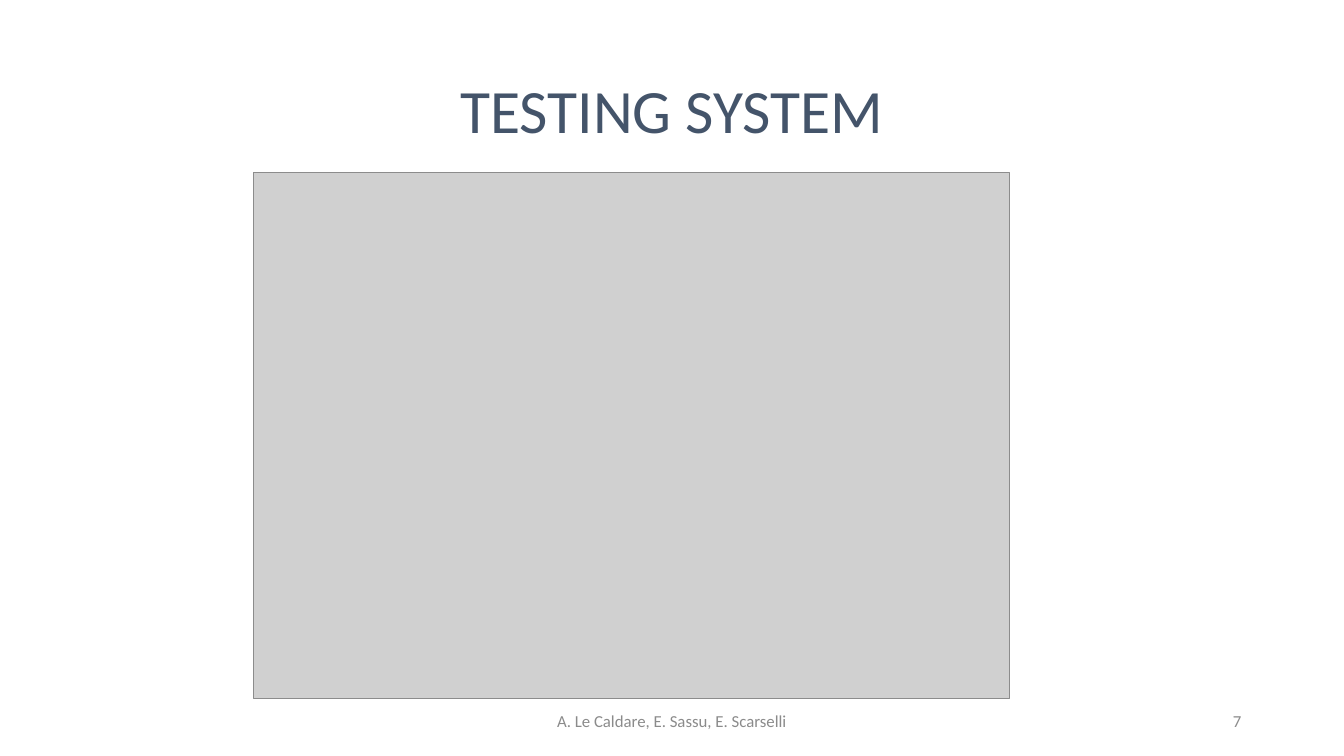
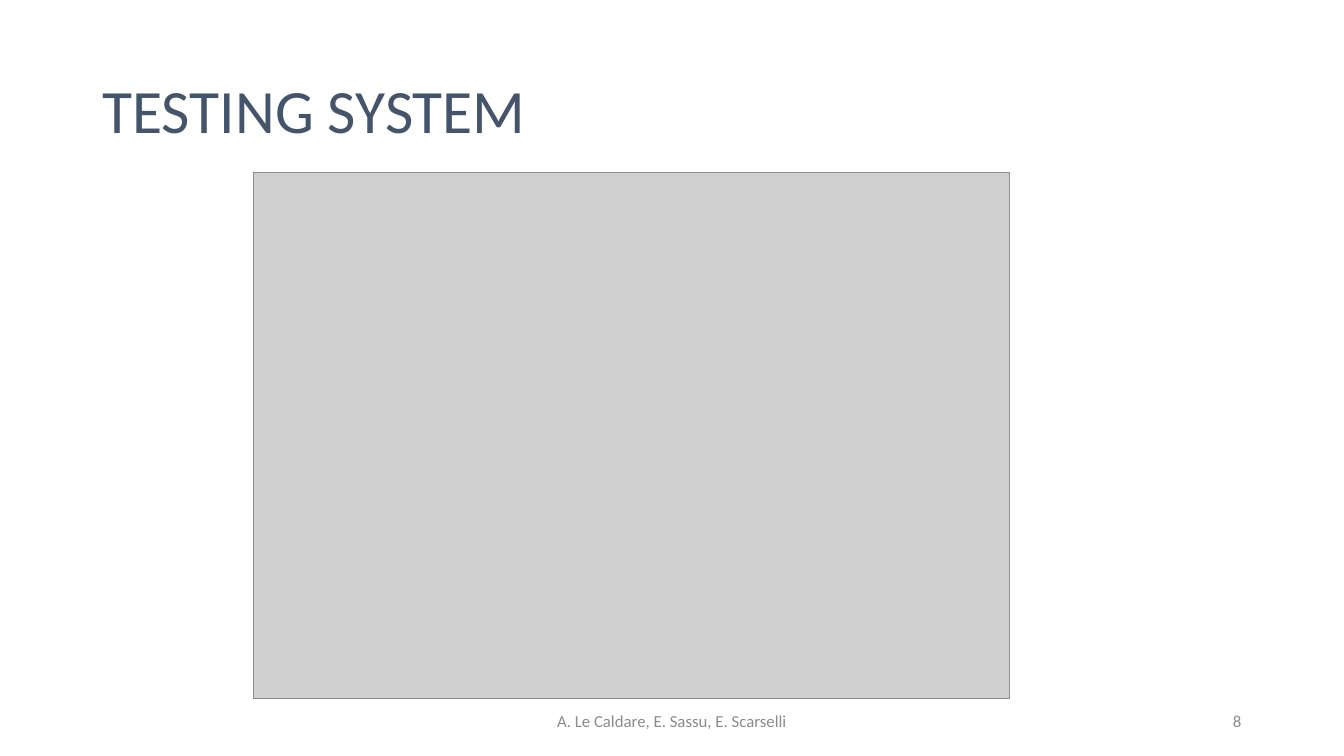
Before and after one commit to psoftware/ddosdefence-floodlight-controller, a slide deck: slide 8 of Docs/DDoSDefence.pptx (slide 7 before the commit). Drawn at 1344x756 pixels with LibreOffice and Linux fonts; fonts in the diff are those of the drawing; grey boxes stand for pictures. Boxes give left, top, right and bottom in pixels: in the first picture for what was removed or moved away, otherwise in the second. Text is boxed around its words. In the diff, an @@ line names an element or a change of style, - is before the commit and + after.

```diff
--- a/Docs/DDoSDefence.pptx
+++ b/Docs/DDoSDefence.pptx
@@ title "TESTING SYSTEM" at <box>102,93,526,134</box>: alignment centre to left @@
@@ page number at <box>1233,715,1241,727</box>: text changed @@
-7
+8
```
Also in this commit, not shown: 1 other slide changed, 1 slide added.
